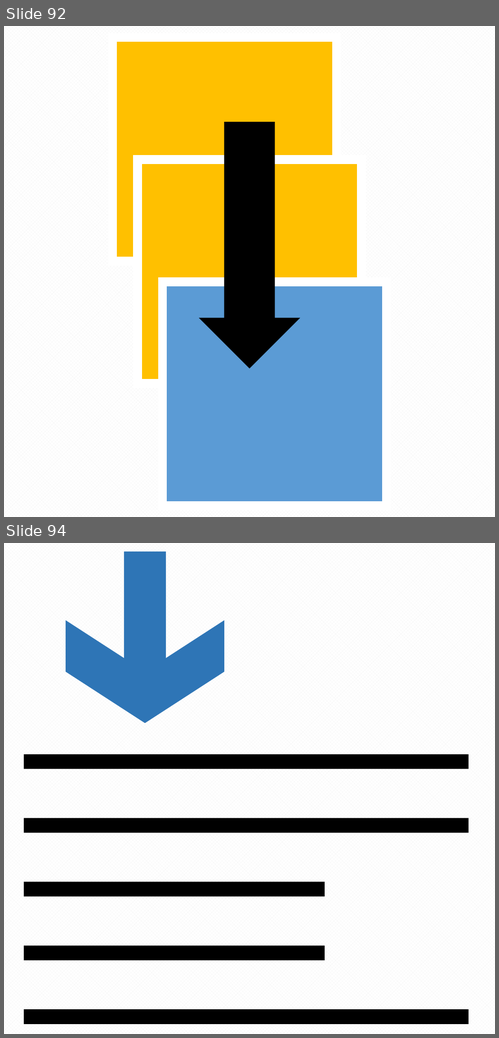
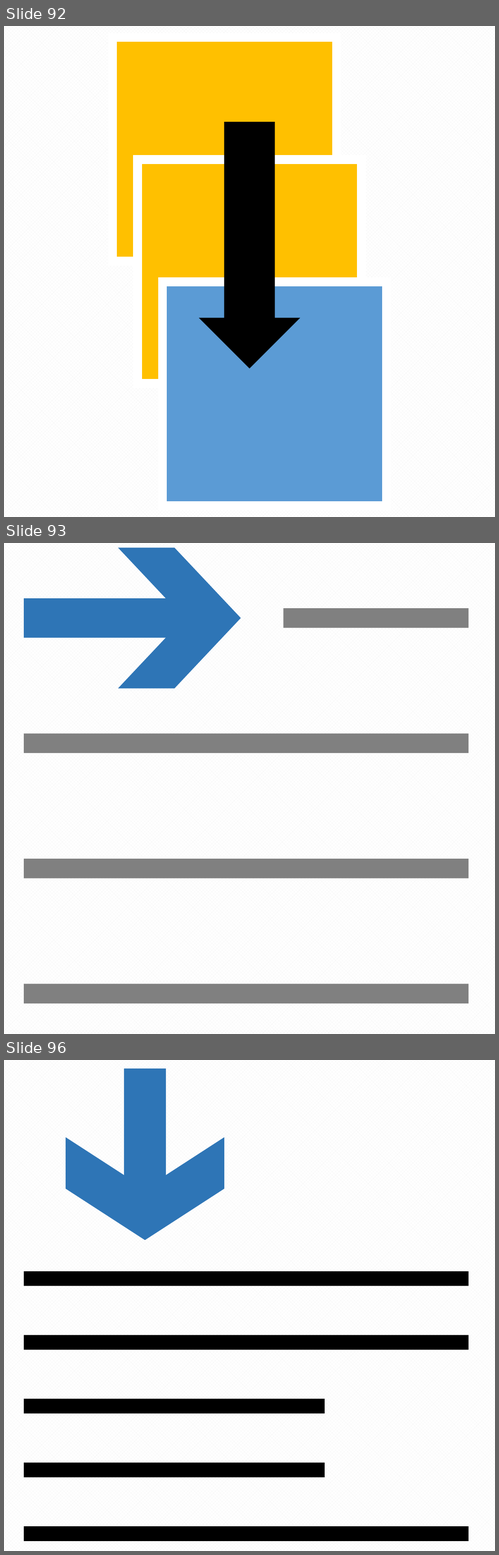
Before and after one commit to pyro-team/bkt-toolbox, a slide deck: features/dev_florian/resources/Icons.pptx. Shown one above the other, each under a label of ours: slides 92 and 94 before the commit, slides 92, 93 and 96 after it; the slides between them are not shown. The pictures are 499x1038 and 499x1555 pixels, drawn with LibreOffice and Linux fonts; fonts in the diff are those of the drawing. Boxes give left, top, right and bottom in pixels: in the first picture for what was removed or moved away, otherwise in the second. Text is boxed around its words. In the diff, an @@ line names an element or a change of style, - is before the commit and + after.

```diff
--- a/features/dev_florian/resources/Icons.pptx
+++ b/features/dev_florian/resources/Icons.pptx
@@ slide 93 added at [4,543,495,1034], background pattern #F2F2F2 on #FFFFFF @@
@@ chevron added at [118,548,241,689], fill #2E75B6 @@
@@ rectangle added at [24,598,189,638], fill #2E75B6 @@
@@ rectangle added at [284,609,469,628], fill #808080 @@
@@ rectangle added at [24,733,469,753], fill #808080 @@
@@ rectangle added at [24,859,469,878], fill #808080 @@
@@ rectangle added at [24,984,469,1004], fill #808080 @@
@@ what was slide 94 is now slide 96 @@
```
Also in this commit, not shown: 2 other slides added, 1 slide removed, 4 other files.
